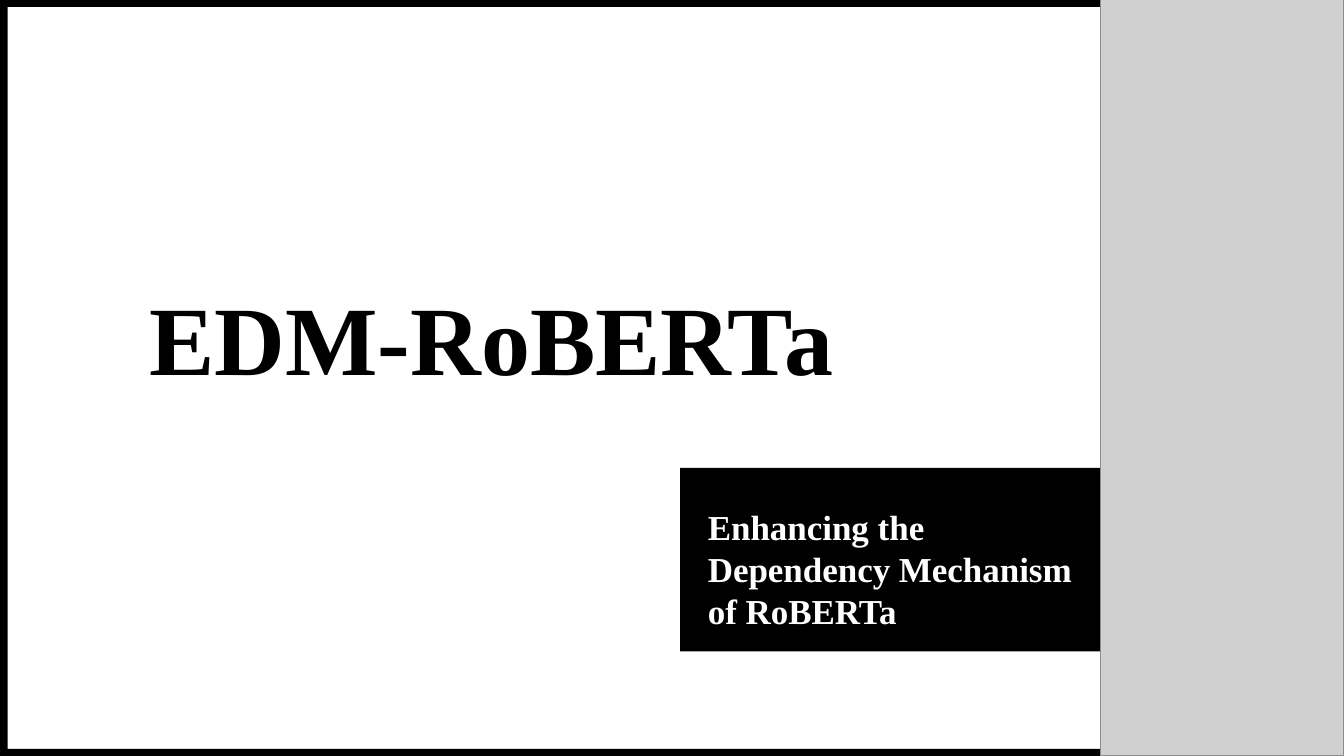
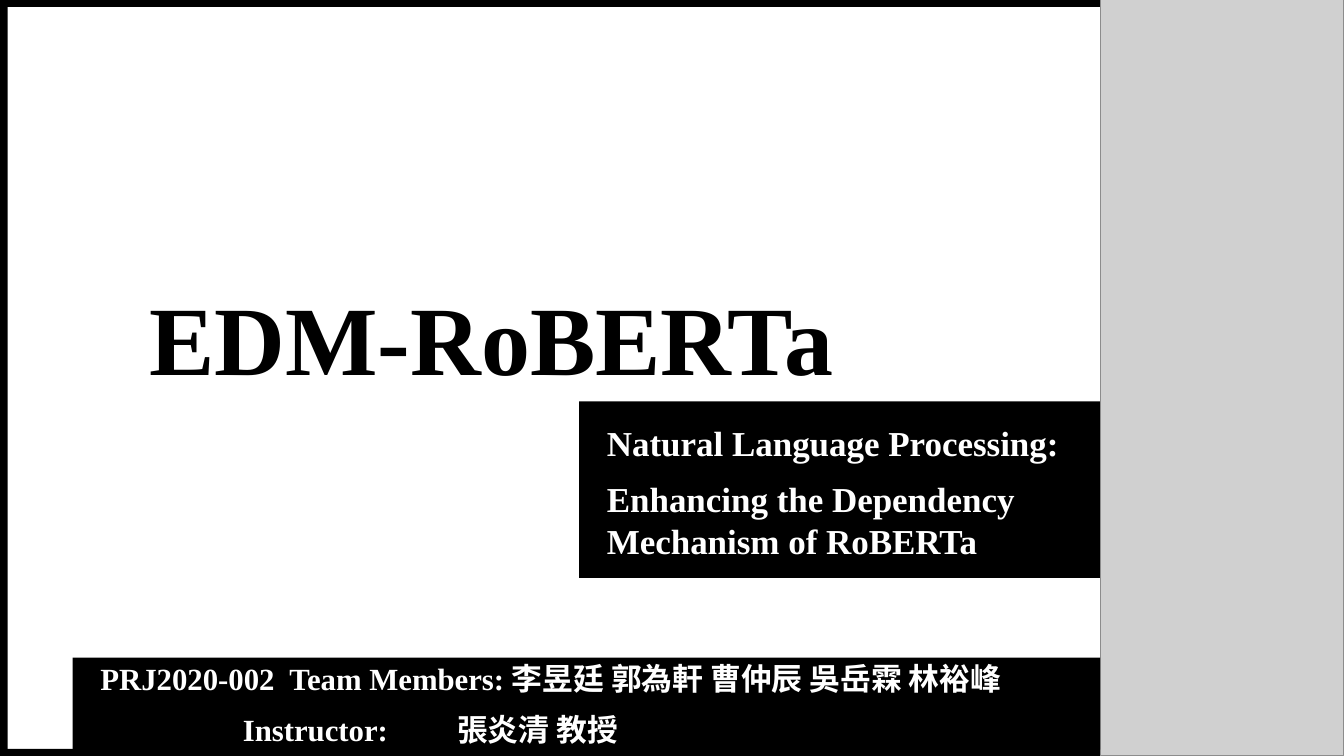
Before and after one commit to theQuert/inlpfun, a slide deck: slide 1 of Lab/投影片.pptx. Drawn at 1344x756 pixels with LibreOffice and Linux fonts; fonts in the diff are those of the drawing; grey boxes stand for pictures. Boxes give left, top, right and bottom in pixels: in the first picture for what was removed or moved away, otherwise in the second. Text is boxed around its words. In the diff, an @@ line names an element or a change of style, - is before the commit and + after.

```diff
--- a/Lab/投影片.pptx
+++ b/Lab/投影片.pptx
@@ subtitle "Natural Language Processing:": place and size @@
-subtitle "Natural Language Processing:" at bbox=[681, 468, 1101, 651]
+subtitle "Natural Language Processing:" at bbox=[580, 401, 1106, 578]
@@ subtitle at bbox=[607, 431, 1058, 464]: paragraph added @@
+Natural Language Processing:
@@ rectangle added at bbox=[73, 658, 1100, 750], fill #000000, 22 pt, text #FFFFFF, bold @@
+PRJ2020-002 Team Members: 李昱廷 郭為軒 曹仲辰 吳岳霖 林裕峰
+Instructor: 張炎清 教授
```
Also in this commit, not shown: 3 other slides changed, 1 slide added, 1 slide removed, 4 other files.
